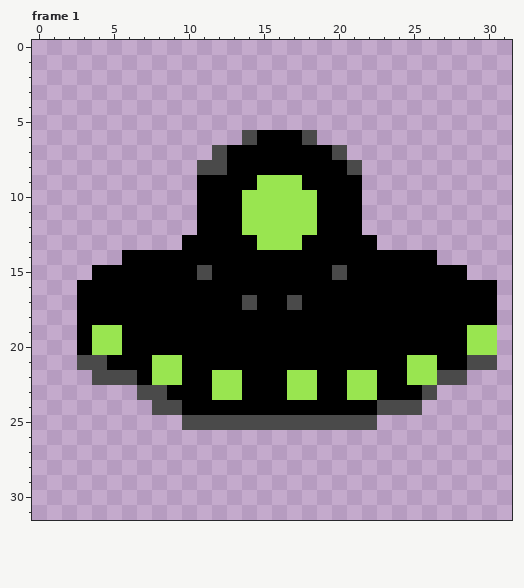
Two states of a pixel-art file, Assets/characters/enemies/nave/Nave.ase. The first picture shows the starting point.
32x32 pixels, 1 frame. Shown: frame 1. The commit also changed other frames, which this record leaves out.
The result:
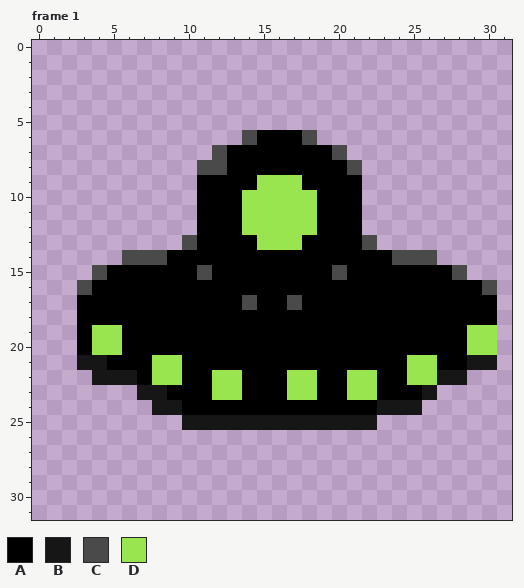
Palette (. is transparent): A #000000  B #161616  C #4a4a4a  D #99e550
Diff:
--- frame 1
@@ x 0..31 @@
 12 ...........AAADDDDDAAA..........
-13 ..........AAAAADDDAAAAA.........
-14 ......AAAAAAAAAAAAAAAAAAAAA.....
-15 ....AAAAAAACAAAAAAAACAAAAAAAA...
-16 ...AAAAAAAAAAAAAAAAAAAAAAAAAAAA.
+13 ..........CAAAADDDAAAAC.........
+14 ......CCCAAAAAAAAAAAAAAACCC.....
+15 ....CAAAAAACAAAAAAAACAAAAAAAC...
+16 ...CAAAAAAAAAAAAAAAAAAAAAAAAAAC.
 17 ...AAAAAAAAAAACAACAAAAAAAAAAAAA.
@@ x 0..31 @@
 20 ...ADDAAAAAAAAAAAAAAAAAAAAAAADD.
-21 ...CCAAADDAAAAAAAAAAAAAAADDAACC.
-22 ....CCCADDAADDAAADDAADDAADDCC...
-23 .......CCAAADDAAADDAADDAAAC.....
-24 ........CCAAAAAAAAAAAAACCC......
-25 ..........CCCCCCCCCCCCC.........
+21 ...BBAAADDAAAAAAAAAAAAAAADDAABB.
+22 ....BBBADDAADDAAADDAADDAADDBB...
+23 .......BBAAADDAAADDAADDAAAB.....
+24 ........BBAAAAAAAAAAAAABBB......
+25 ..........BBBBBBBBBBBBB.........
 26 ................................
Pixel boxes of the changes (left, top, right, bottom) in both pictures:
changed: (77, 235, 197, 295)
changed: (362, 235, 497, 295)
changed: (77, 355, 497, 430)
